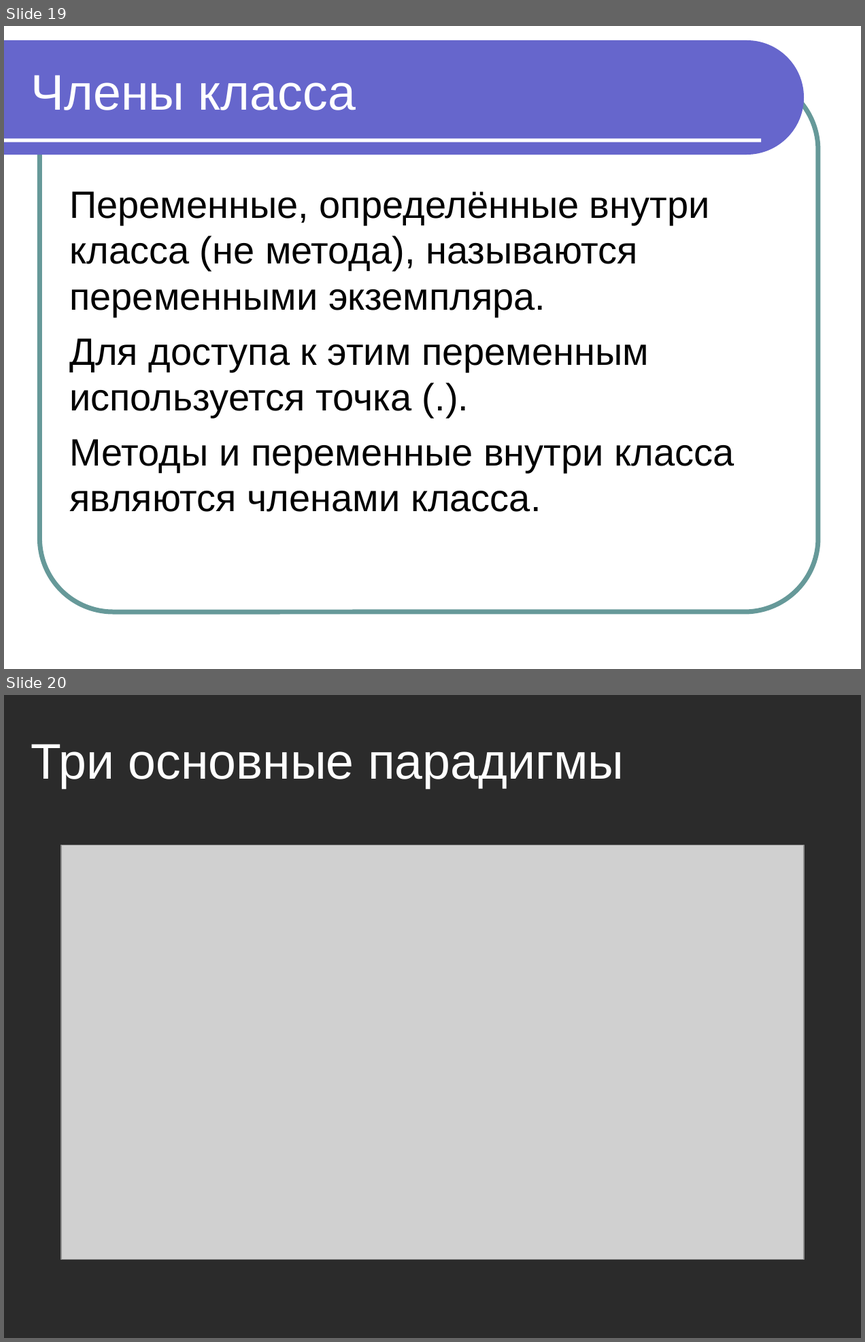
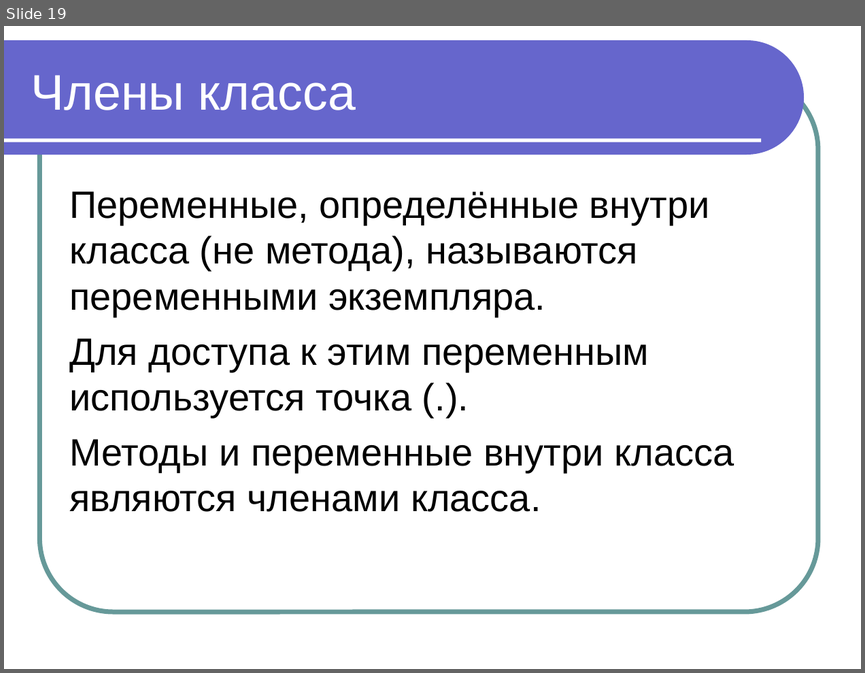
Before and after one commit to maxchv/JavaLessons, a slide deck: Lesson03/Modul 7 OOP chast 1 paradigma.ppt. Shown one above the other, each under a label of ours: slides 19 and 20 before the commit, slide 19 after it. The pictures are 865x1342 and 865x673 pixels, drawn with LibreOffice and Linux fonts; fonts in the diff are those of the drawing; grey boxes stand for pictures; background and template pictures are left out; a plain dark background stands for a picture behind light text. Boxes give left, top, right and bottom in pixels: in the first picture for what was removed or moved away, otherwise in the second. Text is boxed around its words. In the diff, an @@ line names an element or a change of style, - is before the commit and + after.

```diff
--- a/Lesson03/Modul 7 OOP chast 1 paradigma.ppt
+++ b/Lesson03/Modul 7 OOP chast 1 paradigma.ppt
@@ slide 20 removed at bbox=[4, 695, 861, 1338], background picture (left out) @@
@@ title removed at bbox=[31, 744, 623, 788] @@
-Три основные парадигмы
@@ picture removed at bbox=[61, 845, 804, 1259] @@
```
Also in this commit, not shown: 4 other files.
